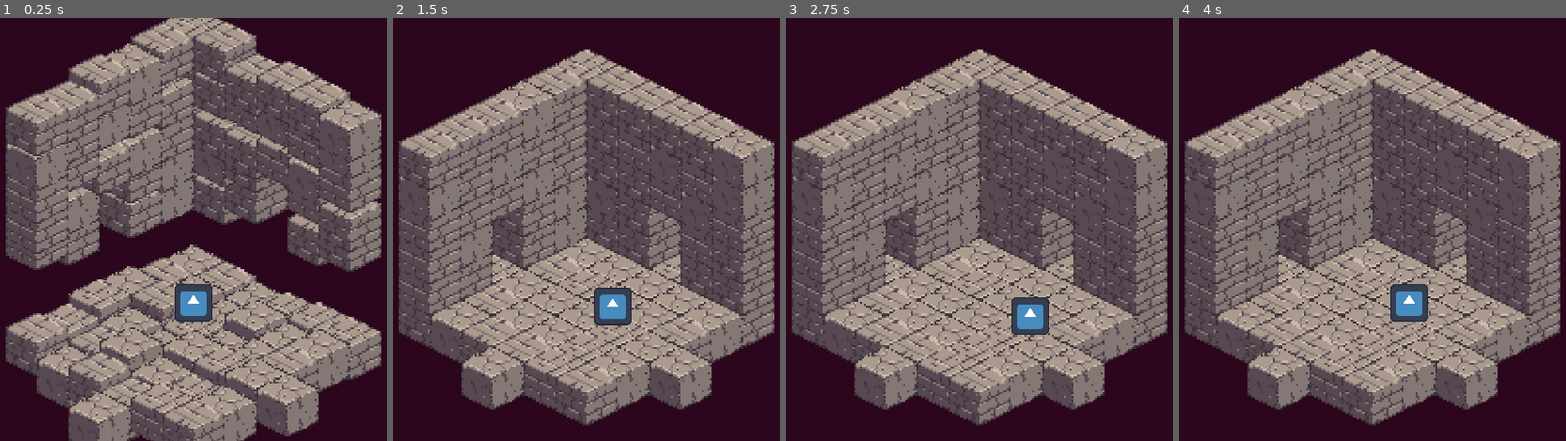
Above: before the commit, frames 1-4 (left to right).
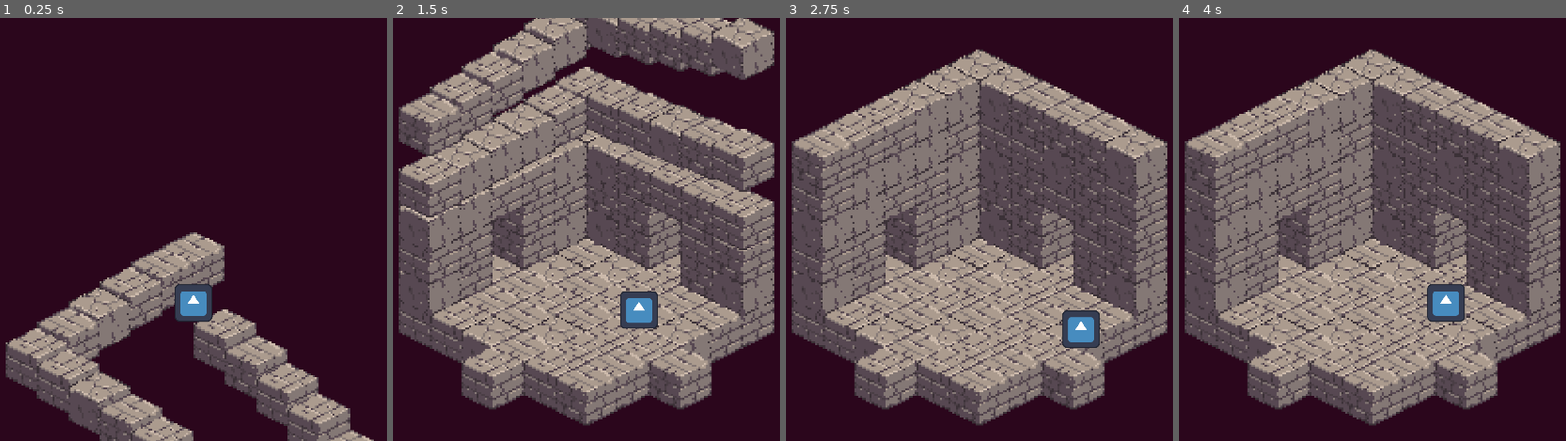
Above: after the commit, the same moments.

Repository: bitwise-aiden/godot-playground
Game: Godot game, scene res://game.tscn
Same seed, same stepped clock (60 frames per second), same inputs: the game is played once before the commit and once after it. The engine's default icon, where the game draws it, is replaced by a stand-in: a white triangle on a blue panel in a dark square.
Inputs:
- Up to frame 1 (0.25 s): no input
- Up to frame 2 (1.5 s): hold Right (ui_right) 0.53-1.28 s; hold Down (ui_down) from 1.28 s (still down)
- Up to frame 3 (2.75 s): release Down (ui_down) at 2.03 s; hold Right (ui_right) from 2.03 s (still down)
- Up to frame 4 (4 s): release Right (ui_right) at 2.78 s; hold Up (ui_up) 2.78-3.53 s; hold Left (ui_left) from 3.53 s (still down)

The runs differ from the first frame. In frame 1, 69% of the frame differs, in the area x 1-99%, y 0-100%; in frame 2, 34%; in frame 3, 13%; in frame 4, 13%.

Commit message:
Update dungeon animation

Diff:
--- a/block.gd
+++ b/block.gd
@@ -18,7 +18,8 @@
 # Lifecycle methods
 
 func _ready() -> void:
-	__sprite.texture = __SPRITES[randi() % __SPRITES.size()]
+	var rand : PackedInt64Array = rand_from_seed(position.x + position.y)
+	__sprite.texture = __SPRITES[rand[0] % __SPRITES.size()]
 	__sprite.visible = false
 
 
@@ -38,7 +39,7 @@
 		__sprite,
 		"position:y",
 		0.0,
-		0.5 + randf() * 0.2,
+		0.5 ,
 	)
 
 	await tween.finished
--- a/dungeon.gd
+++ b/dungeon.gd
@@ -29,16 +29,13 @@
 	__direction_scalar = (north_east - centre).normalized()
 
 
-
 # Public methods
 
 func get_blocks() -> Array[Block]:
 	var blocks : Array[Block] = []
 
 	for layer in __layers:
-		for child in layer.get_children(true):
-			if child is Block:
-				blocks.append(child)
+		blocks += layer.get_blocks()
 
 	return blocks
 
@@ -49,7 +46,6 @@
 
 func get_diagonal_scalar() -> Vector2:
 	return __direction_scalar
-
 
 
 func is_ground_block(
@@ -104,19 +100,35 @@
 
 	await get_tree().process_frame
 
-	for block in get_blocks():
-		var coord : Vector3i = __block_location(block)
-
-		match [prev_blocks.has(coord), curr_blocks.has(coord)]:
-			[true, false]:
-				__erase_block(block, behind)
-			[false, true]:
-				__show_block(block)
+	erase_blocks(behind, curr_blocks.keys())
+	show_blocks(prev_blocks.keys())
 
 
-func show_blocks() -> void:
-	for block in get_blocks():
-		__show_block(block)
+func show_blocks(
+	except : Array = [],
+) -> void:
+	for i in __layers.size():
+		for block in __layers[i].get_blocks():
+			if except.find(__block_location(block)) != -1:
+				continue
+
+			__show_block(block)
+
+			await get_tree().create_timer(0.001).timeout
+
+
+func erase_blocks(
+	behind : bool,
+	except : Array = [],
+) -> void:
+	for i in __layers.size():
+		for block in __layers[__layers.size() - 1 - i].get_blocks():
+			if except.find(__block_location(block)) != -1:
+				continue
+
+			__erase_block(block, behind)
+
+		await get_tree().create_timer(0.01).timeout
 
 
 # Private methods
@@ -136,7 +148,6 @@
 ) -> void:
 	var layer : int = __block_location(block).z
 	block.move_in(-200.0 if layer > 0 else 200.0)
-	#block.z_index = layer + 1
 
 
 func __erase_block(
--- /dev/null
+++ b/dungeon_layer.gd
@@ -0,0 +1,13 @@
+class_name DungeonLayer extends TileMap
+
+
+# Public methods
+
+func get_blocks() -> Array[Block]:
+	var blocks : Array[Block] = []
+
+	for child in get_children(true):
+		if child is Block:
+			blocks.append(child)
+
+	return blocks
--- a/game.tscn
+++ b/game.tscn
@@ -1,10 +1,11 @@
-[gd_scene load_steps=8 format=3 uid="uid://blcmb7qxwm3hk"]
+[gd_scene load_steps=9 format=3 uid="uid://blcmb7qxwm3hk"]
 
 [ext_resource type="PackedScene" uid="uid://dk0x2n3o8hcle" path="res://block.tscn" id="1_odc53"]
 [ext_resource type="Script" path="res://game.gd" id="1_xng4h"]
 [ext_resource type="Script" path="res://dungeon.gd" id="2_y7hv0"]
 [ext_resource type="Texture2D" uid="uid://wedfwc5yiif6" path="res://icon.svg" id="3_j6u3g"]
 [ext_resource type="Script" path="res://player.gd" id="3_tie54"]
+[ext_resource type="Script" path="res://dungeon_layer.gd" id="4_eq3gc"]
 
 [sub_resource type="TileSetScenesCollectionSource" id="TileSetScenesCollectionSource_f2v3a"]
 scenes/1/scene = ExtResource("1_odc53")
@@ -29,6 +30,7 @@
 format = 2
 layer_0/y_sort_enabled = true
 layer_0/tile_data = PackedInt32Array(65535, 1, 65536, 131071, 1, 65536, 196607, 1, 65536, 262143, 1, 65536, 327679, 1,  …(570 unchanged characters)…
+script = ExtResource("4_eq3gc")
 
 [node name="layer_1" type="TileMap" parent="dungeon"]
 y_sort_enabled = true
@@ -36,6 +38,7 @@
 format = 2
 layer_0/y_sort_enabled = true
 layer_0/tile_data = PackedInt32Array(262142, 1, 65536, 131070, 1, 65536, 65534, 1, 65536, -2, 1, 65536, -1, 1, 65536, -65536, 1, 65536, -65534, 1, 65536, -65533, 1, 65536, 327678, 1, 65536)
+script = ExtResource("4_eq3gc")
 
 [node name="layer_2" type="TileMap" parent="dungeon"]
 y_sort_enabled = true
@@ -43,6 +46,7 @@
 format = 2
 layer_0/y_sort_enabled = true
 layer_0/tile_data = PackedInt32Array(262141, 1, 65536, 196605, 1, 65536, 65533, 1, 65536, -3, 1, 65536, -65539, 1, 65536, -65538, 1, 65536, -65537, 1, 65536, -131071, 1, 65536, -131070, 1, 65536)
+script = ExtResource("4_eq3gc")
 
 [node name="layer_3" type="TileMap" parent="dungeon"]
 y_sort_enabled = true
@@ -50,6 +54,7 @@
 format = 2
 layer_0/y_sort_enabled = true
 layer_0/tile_data = PackedInt32Array(196604, 1, 65536, 131068, 1, 65536, 65532, 1, 65536, -4, 1, 65536, -65540, 1, 65536, -131076, 1, 65536, -131075, 1, 65536, -131074, 1, 65536, -131073, 1, 65536, -196608, 1, 65536, -196607, 1, 65536)
+script = ExtResource("4_eq3gc")
 
 [node name="layer_4" type="TileMap" parent="dungeon"]
 y_sort_enabled = true
@@ -57,6 +62,7 @@
 format = 2
 layer_0/y_sort_enabled = true
 layer_0/tile_data = PackedInt32Array(131067, 1, 65536, 65531, 1, 65536, -5, 1, 65536, -65541, 1, 65536, -131077, 1, 65536, -196613, 1, 65536, -196612, 1, 65536, -196611, 1, 65536, -196610, 1, 65536, -196609, 1, 65536, -262144, 1, 65536)
+script = ExtResource("4_eq3gc")
 
 [node name="layer_5" type="TileMap" parent="dungeon"]
 y_sort_enabled = true
@@ -64,6 +70,7 @@
 format = 2
 layer_0/y_sort_enabled = true
 layer_0/tile_data = PackedInt32Array(65530, 1, 65536, -6, 1, 65536, -65542, 1, 65536, -131078, 1, 65536, -196614, 1, 65536, -262150, 1, 65536, -262149, 1, 65536, -262148, 1, 65536, -262147, 1, 65536, -262146, 1, 65536, -262145, 1, 65536)
+script = ExtResource("4_eq3gc")
 
 [node name="player" type="Sprite2D" parent="."]
 y_sort_enabled = true
--- a/player.gd
+++ b/player.gd
@@ -14,7 +14,7 @@
 		"ui_up", "ui_down",
 	).normalized()
 
-	position += direction * __direction_scalar * delta * 100.0
+	position += direction * __direction_scalar * delta * 200.0
 
 # Public methods
 
